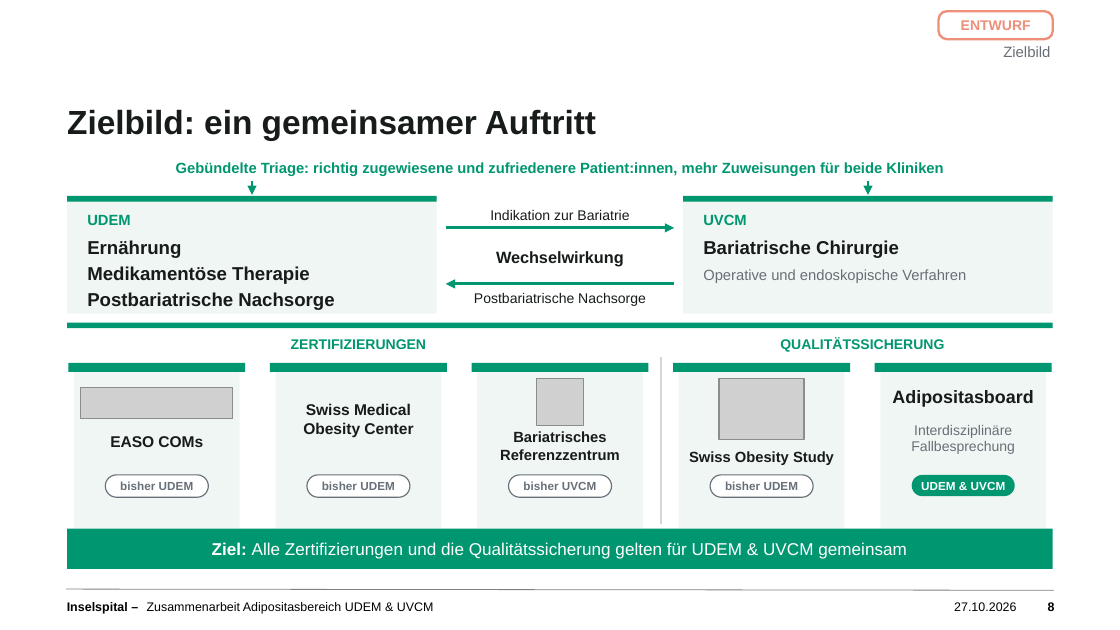
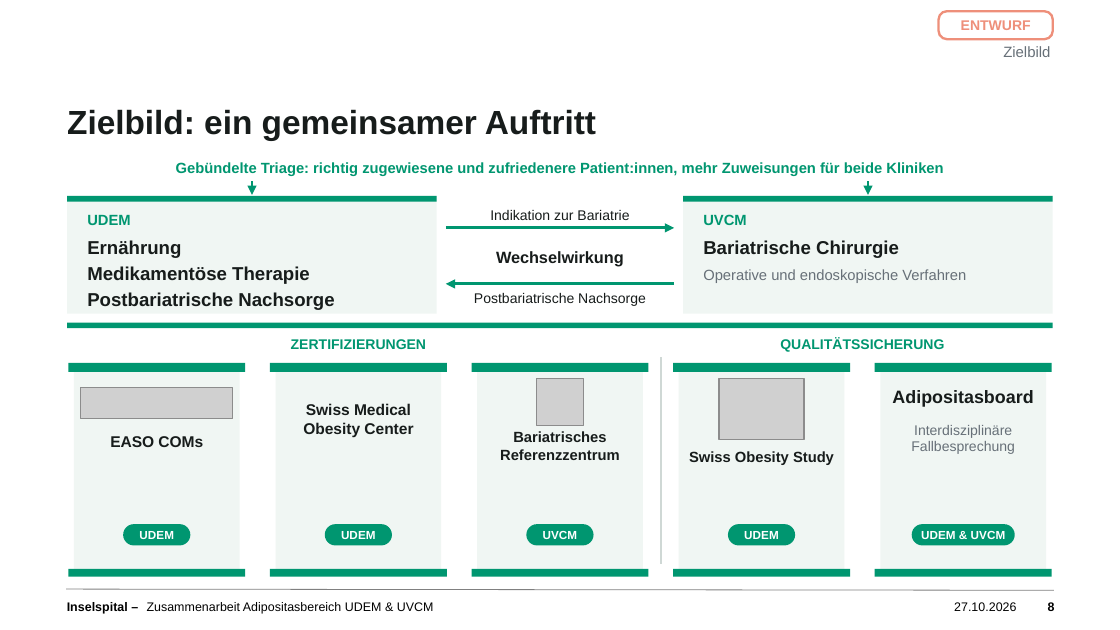
Before and after one commit to salmonplnk/Masterarbeit, a slide deck: slide 8 of praesentation/Zusammenarbeit_Adipositas_UDEM_UVCM_Entwurf_20261022.pptx. Drawn at 1120x630 pixels with LibreOffice and Linux fonts; fonts in the diff are those of the drawing; grey boxes stand for pictures; background and template pictures are left out. Boxes give left, top, right and bottom in pixels: in the first picture for what was removed or moved away, otherwise in the second. Text is boxed around its words. In the diff, an @@ line names an element or a change of style, - is before the commit and + after.

```diff
--- a/praesentation/Zusammenarbeit_Adipositas_UDEM_UVCM_Entwurf_20261022.pptx
+++ b/praesentation/Zusammenarbeit_Adipositas_UDEM_UVCM_Entwurf_20261022.pptx
@@ line moved from (661, 357) - (661, 524) to (661, 357) - (661, 564) @@
@@ rectangle: place and size @@
-rectangle at box(74, 372, 240, 529)
+rectangle at box(74, 372, 240, 569)
@@ rectangle: place and size @@
-rectangle at box(276, 372, 441, 529)
+rectangle at box(276, 372, 441, 569)
@@ rectangle: place and size @@
-rectangle at box(477, 372, 643, 529)
+rectangle at box(477, 372, 643, 569)
@@ rectangle: place and size @@
-rectangle at box(679, 372, 844, 529)
+rectangle at box(679, 372, 844, 569)
@@ rectangle: place and size @@
-rectangle at box(880, 372, 1046, 529)
+rectangle at box(880, 372, 1046, 569)
@@ rectangle removed at box(67, 529, 1053, 569) @@
-Ziel: Alle Zertifizierungen und die Qualitätssicherung gelten für UDEM & UVCM gemeinsam
@@ rounded rectangle "UDEM": place and size @@
-rounded rectangle "UDEM" at box(105, 475, 208, 497)
+rounded rectangle "UDEM" at box(123, 524, 190, 545)
@@ text in rounded rectangle at box(139, 531, 174, 539): text changed; text colour #677078 to #FFFFFF @@
-bisher UDEM
+UDEM
@@ rounded rectangle "UDEM": place and size @@
-rounded rectangle "UDEM" at box(307, 475, 410, 497)
+rounded rectangle "UDEM" at box(325, 524, 392, 545)
@@ text in rounded rectangle at box(341, 531, 376, 539): text changed; text colour #677078 to #FFFFFF @@
-bisher UDEM
+UDEM
@@ rounded rectangle "UVCM": place and size @@
-rounded rectangle "UVCM" at box(508, 475, 612, 497)
+rounded rectangle "UVCM" at box(526, 524, 594, 545)
@@ text in rounded rectangle at box(543, 531, 578, 539): text changed; text colour #677078 to #FFFFFF @@
-bisher UVCM
+UVCM
@@ fill #FFFFFF to #009670; outline #677078 0.75 pt to none in 4 elements at box(123, 524, 190, 545), box(325, 524, 392, 545), box(526, 524, 594, 545), box(728, 524, 795, 545) @@
@@ rounded rectangle "UDEM": place and size @@
-rounded rectangle "UDEM" at box(710, 475, 813, 497)
+rounded rectangle "UDEM" at box(728, 524, 795, 545)
@@ text in rounded rectangle at box(744, 531, 779, 539): text changed; text colour #677078 to #FFFFFF @@
-bisher UDEM
+UDEM
@@ rounded rectangle "UDEM & UVCM": place and size @@
-rounded rectangle "UDEM & UVCM" at box(912, 475, 1015, 496)
+rounded rectangle "UDEM & UVCM" at box(912, 524, 1015, 545)
@@ rectangle added at box(68, 569, 245, 577), fill #009670 @@
@@ rectangle added at box(270, 569, 447, 577), fill #009670 @@
@@ rectangle added at box(472, 569, 648, 577), fill #009670 @@
@@ rectangle added at box(673, 569, 850, 577), fill #009670 @@
@@ rectangle added at box(875, 569, 1052, 577), fill #009670 @@
```
Also in this commit, not shown: 2 other slides changed.
